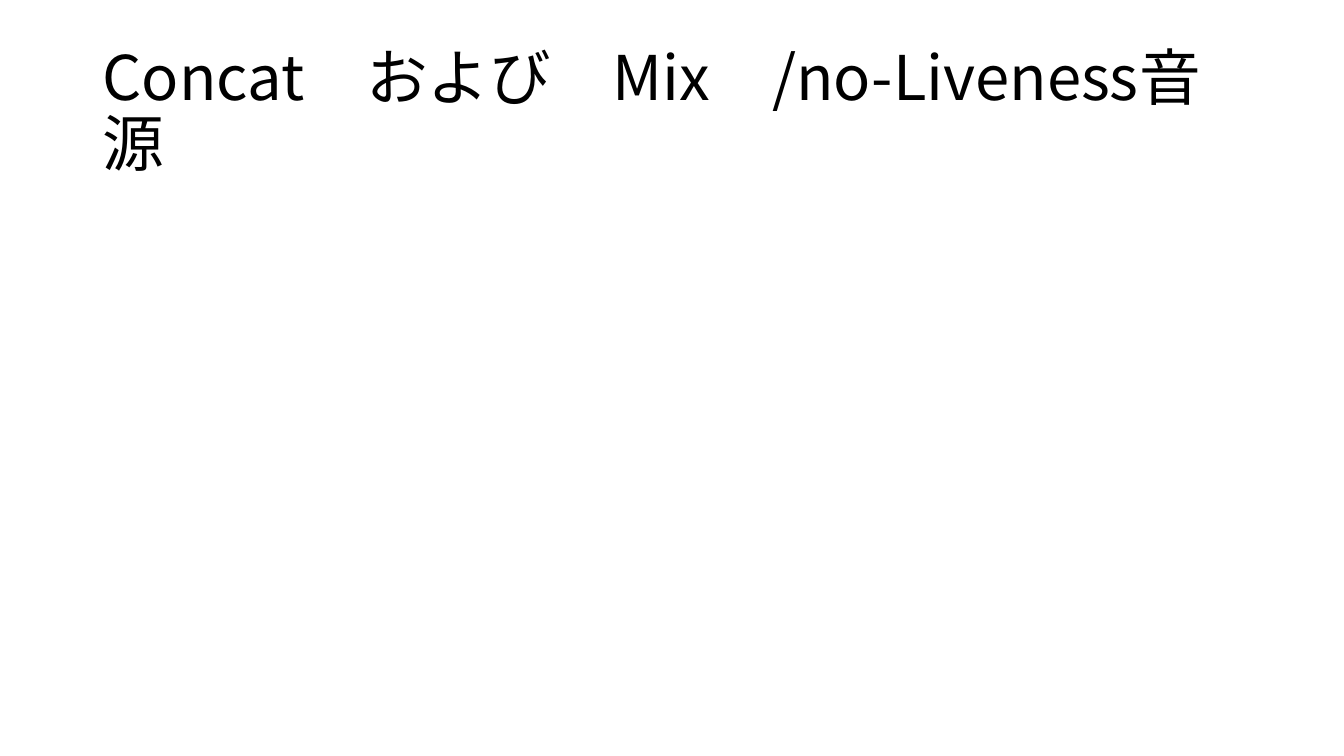
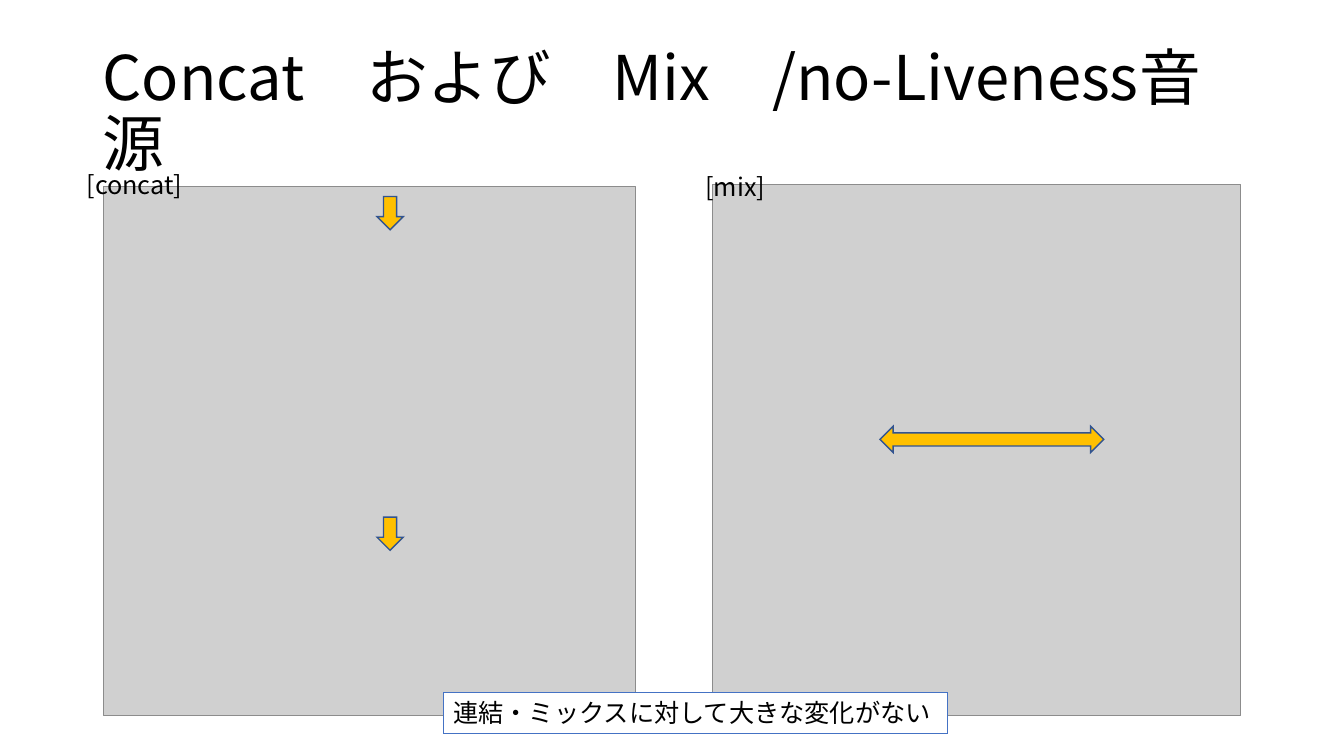
Before and after one commit to helmenov/SoundArtificialityDetection, a slide deck: slide 14 of paper/emm202001/emm202001.pptx. Drawn at 1344x756 pixels with LibreOffice and Linux fonts; fonts in the diff are those of the drawing; grey boxes stand for pictures. Boxes give left, top, right and bottom in pixels: in the first picture for what was removed or moved away, otherwise in the second. Text is boxed around its words. In the diff, an @@ line names an element or a change of style, - is before the commit and + after.

```diff
--- a/paper/emm202001/emm202001.pptx
+++ b/paper/emm202001/emm202001.pptx
@@ text added at (87,168,183,200), 18 pt, text #000000 @@
+[concat]
@@ text added at (705,170,765,202), 18 pt, text #000000 @@
+[mix]
@@ picture added at (103,187,635,716) @@
@@ down arrow added at (377,197,403,230), fill #FFC000, outline #325491 1 pt @@
@@ picture added at (713,185,1241,716) @@
@@ left right arrow added at (880,426,1104,453), fill #FFC000, outline #325491 1 pt @@
@@ down arrow added at (377,517,403,551), fill #FFC000, outline #325491 1 pt @@
@@ rectangle added at (444,693,948,733), fill #FFFFFF, outline #4472C4 1 pt, 18 pt, text #000000 @@
+連結・ミックスに対して大きな変化がない
```
Also in this commit, not shown: 5 other slides changed, 1 slide removed, 27 other files.
